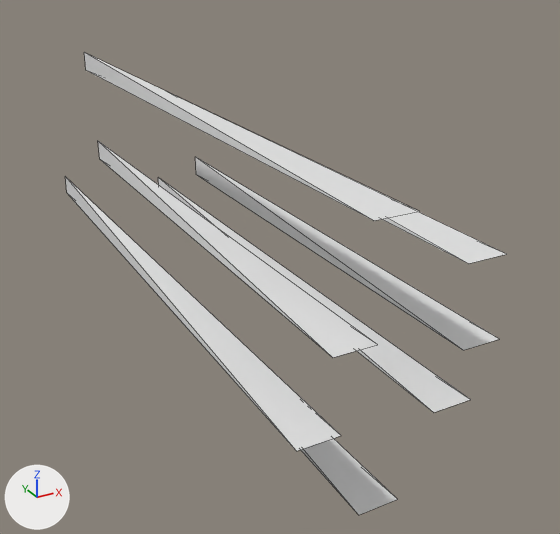
An edit to the OBJ model assets/reeds.obj, drawn before and after from the same camera.
The view is the same before and after, from a 50 mm lens placed at (-0.528, -0.622, 0.477), pointed at (0.093, 0.508, -0.088). Every picture has the same lights, and +X, +Y and +Z are marked at lower left. The picture after the commit comes second. Mesh edges are drawn as thin lines. Where no turn or scale is listed for an object, it has been applied to the vertices.

Script lines for the objects in view, before the commit:
```python
me_reeds = bpy.data.meshes.new('reeds')
me_reeds.from_pydata(...)  # 28 vertices, 28 faces; spans x -0.165..0.13, y 0.0..1.18, z -0.215..0.215
ob_reeds = bpy.data.objects.new('reeds', me_reeds)
ob_reeds.location = (0.0, 0.0, 0.0)
```
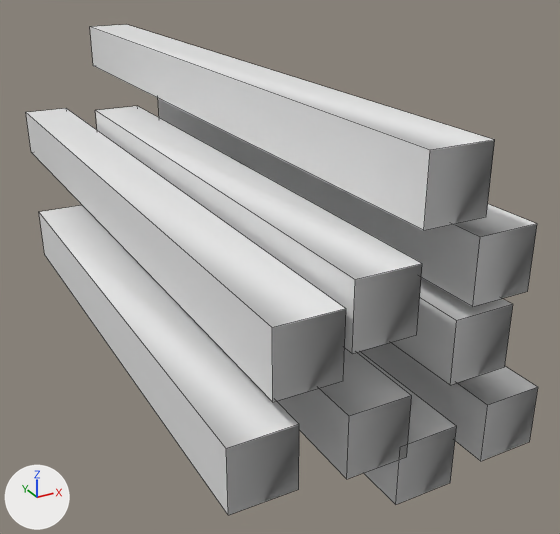
Commit message: assets: reeds rebuilt as solid prisms

Where the change shows, as pixel boxes [x1, y1, x2, y2] in the pictures (560 x 534 px):
'reeds', reshaped (16% wider)
    before: [65, 52, 506, 515]
    after: [26, 25, 538, 515]
part 1 of me_reeds, added
    after: [391, 277, 513, 385]
part 2 of me_reeds, added
    after: [158, 98, 537, 307]
part 3 of me_reeds, added
    after: [90, 25, 495, 230]
part 4 of me_reeds, added
    after: [95, 106, 422, 353]
part 5 of me_reeds, added
    after: [26, 108, 346, 402]
part 6 of me_reeds, added
    after: [39, 205, 299, 515]
part 7 of me_reeds, added
    after: [277, 348, 412, 479]
part 8 of me_reeds, added
    after: [357, 351, 457, 505]
part 9 of me_reeds, added
    after: [360, 342, 538, 461]
part 10 of me_reeds, deleted
    before: [196, 157, 499, 350]
part 11 of me_reeds, deleted
    before: [382, 212, 506, 264]
part 12 of me_reeds, deleted
    before: [84, 52, 420, 221]
part 13 of me_reeds, deleted
    before: [98, 141, 378, 358]
part 14 of me_reeds, deleted
    before: [65, 177, 341, 451]
part 15 of me_reeds, deleted
    before: [301, 438, 397, 515]
part 16 of me_reeds, deleted
    before: [158, 178, 471, 412]

Patch to the scene script:
```diff
--- a/assets/reeds.obj.py
+++ b/assets/reeds.obj.py
@@ me_reeds @@
 # used by ob_reeds; location = (0.0, 0.0, 0.0)
-me_reeds.from_pydata(...)  # 28 vertices, 28 faces; spans x -0.165..0.13, y 0.0..1.18, z -0.215..0.215
+me_reeds.from_pydata(...)  # 72 vertices, 54 faces; spans x -0.252..0.214, y 0.0..1.25, z -0.203..0.262
+# me_reeds part 1: a new loose piece, a box spanning x 0.055..0.145, y 0.0..0.85, z -0.045..0.045
+# me_reeds part 2: a new loose piece, a box spanning x 0.078..0.168, y 0.0..1.05, z 0.058..0.148
+# me_reeds part 3: a new loose piece, a box spanning x -0.007..0.083, y 0.0..1.25, z 0.172..0.262
+# me_reeds part 4: a new loose piece, a box spanning x -0.095..-0.005, y 0.0..0.95, z 0.042..0.132
+# me_reeds part 5: a new loose piece, a box spanning x -0.195..-0.105, y 0.0..1.15, z 0.01..0.1
+# me_reeds part 6: a new loose piece, a box spanning x -0.252..-0.162, y 0.0..0.85, z -0.12..-0.03
+# me_reeds part 7: a new loose piece, a box spanning x -0.095..-0.005, y 0.0..1.05, z -0.132..-0.042
+# me_reeds part 8: a new loose piece, a box spanning x -0.017..0.073, y 0.0..1.25, z -0.203..-0.113
+# me_reeds part 9: a new loose piece, a box spanning x 0.124..0.214, y 0.0..0.95, z -0.186..-0.096
+# me_reeds part 10: the loose piece of 4 vertices spanning x 0.07..0.13, y 0.0..0.9, z -0.02..0.02 is deleted
+# me_reeds part 11: the loose piece of 4 vertices spanning x 0.064..0.124, y 0.0..1.04, z 0.097..0.137 is deleted
+# me_reeds part 12: the loose piece of 4 vertices spanning x -0.075..-0.015, y 0.0..1.18, z 0.175..0.215 is deleted
+# me_reeds part 13: the loose piece of 4 vertices spanning x -0.12..-0.06, y 0.0..0.97, z 0.023..0.063 is deleted
+# me_reeds part 14: the loose piece of 4 vertices spanning x -0.165..-0.105, y 0.0..1.11, z -0.085..-0.045 is deleted
+# me_reeds part 15: the loose piece of 4 vertices spanning x -0.075..-0.015, y 0.0..0.9, z -0.215..-0.175 is deleted
+# me_reeds part 16: the loose piece of 4 vertices spanning x 0.032..0.092, y 0.0..1.04, z -0.098..-0.058 is deleted
```
